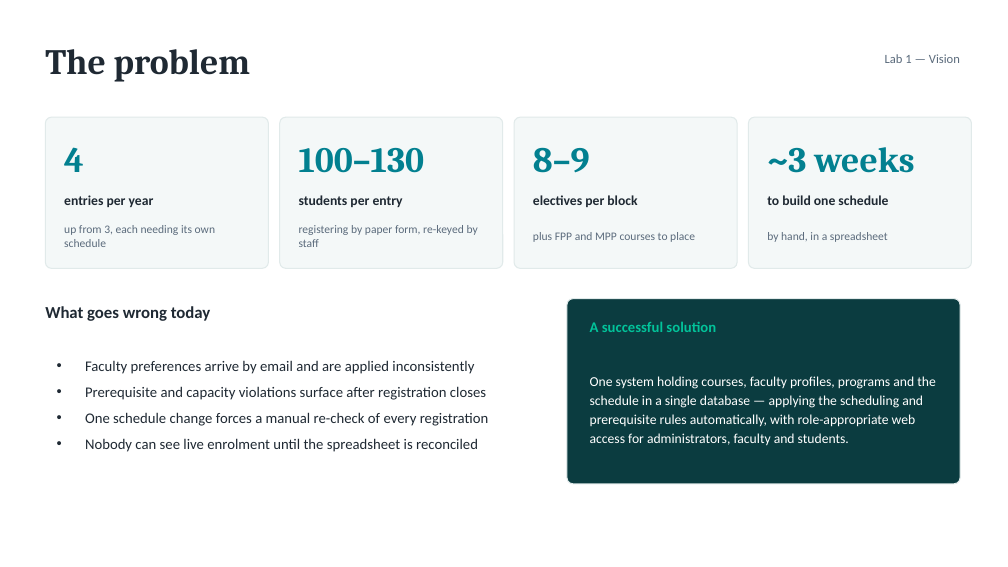
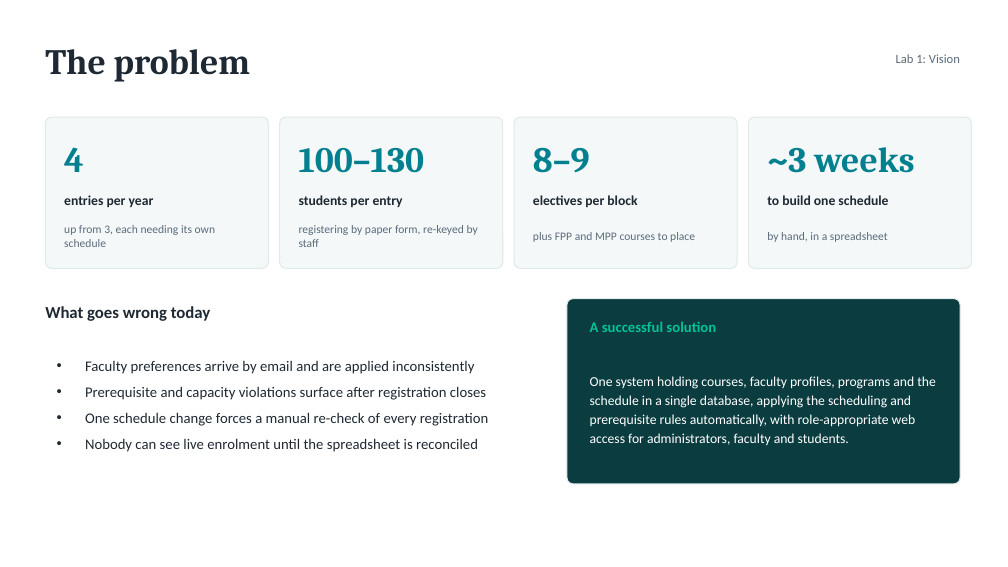
Before and after one commit to ElfatihZiad/eregistrar, a slide deck: slide 2 of presentation/eRegistrar_Requirements_Design.pptx. Drawn at 1008x567 pixels with LibreOffice and Linux fonts; fonts in the diff are those of the drawing. Boxes give left, top, right and bottom in pixels: in the first picture for what was removed or moved away, otherwise in the second. Text is boxed around its words. In the diff, an @@ line names an element or a change of style, - is before the commit and + after.

```diff
--- a/presentation/eRegistrar_Requirements_Design.pptx
+++ b/presentation/eRegistrar_Requirements_Design.pptx
@@ text at <box>896,54,960,63</box>: text changed @@
-Lab 1 — Vision
+Lab 1: Vision
@@ text at <box>590,376,935,446</box>: text changed @@
-One system holding courses, faculty profiles, programs and the schedule in a single database — applying the scheduling and prerequisite rules automatically, with role-appropriate web access for administrators, faculty and students.
+One system holding courses, faculty profiles, programs and the schedule in a single database, applying the scheduling and prerequisite rules automatically, with role-appropriate web access for administrators, faculty and students.
```
Also in this commit, not shown: 8 other slides changed, 47 other files.
